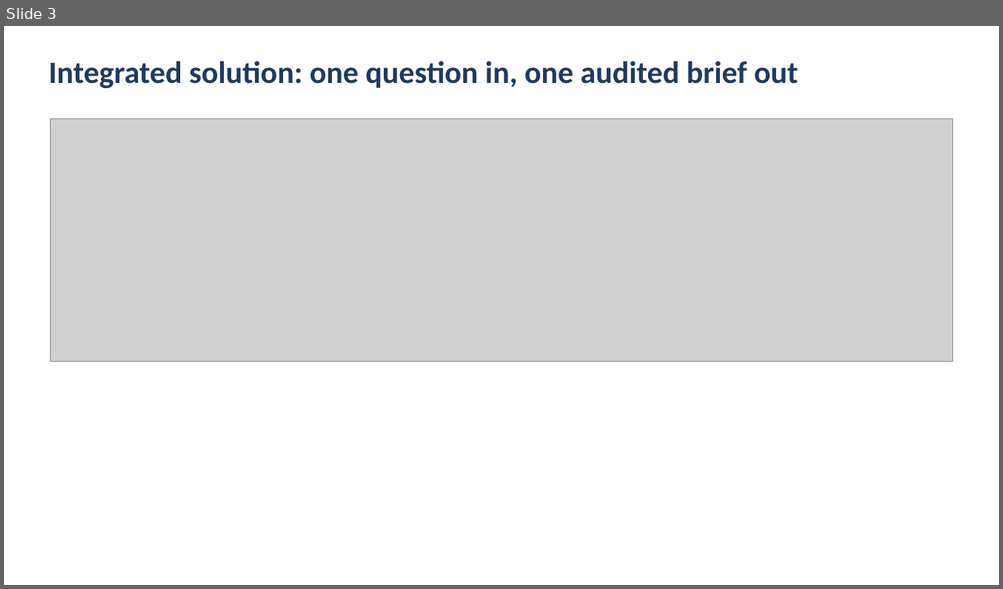
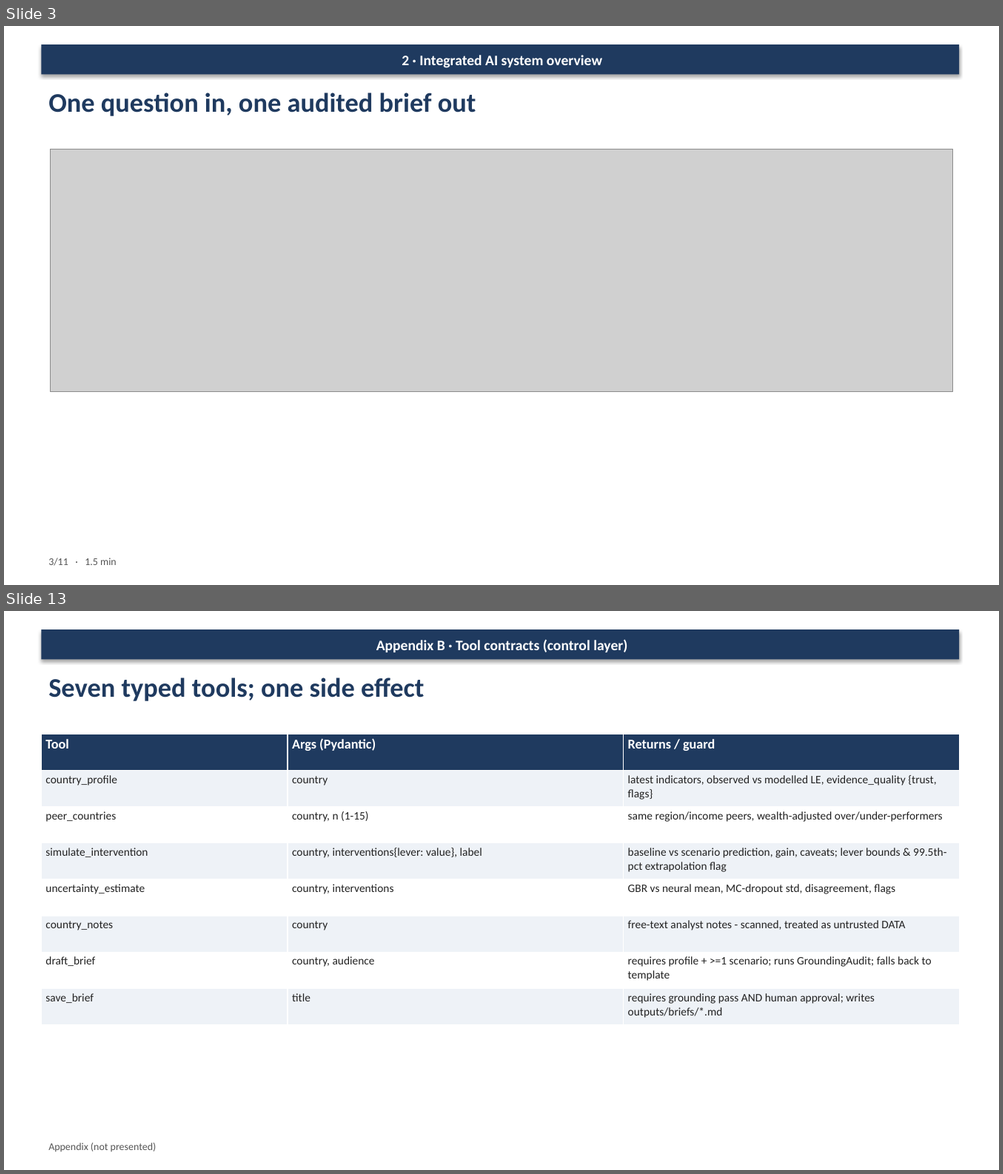
Before and after one commit to doellingcameron92/Industry-Integrated-AI-Synthesis, a slide deck: presentation/Mentor_Presentation.pptx. Shown one above the other, each under a label of ours: slide 3 before the commit, slides 3 and 13 after it; the slides between them are not shown. The pictures are 1003x589 and 1003x1174 pixels, drawn with LibreOffice and Linux fonts; fonts in the diff are those of the drawing; grey boxes stand for pictures. Boxes give left, top, right and bottom in pixels: in the first picture for what was removed or moved away, otherwise in the second. Text is boxed around its words. In the diff, an @@ line names an element or a change of style, - is before the commit and + after.

```diff
--- a/presentation/Mentor_Presentation.pptx
+++ b/presentation/Mentor_Presentation.pptx
@@ slide 13 added at bbox=[4, 611, 999, 1170], background #FFFFFF @@
@@ rectangle added at bbox=[41, 629, 959, 660], fill #1F3A5F, 14 pt, text #FFFFFF, bold @@
+Appendix B · Tool contracts (control layer)
@@ text added at bbox=[48, 678, 424, 701], 26 pt, text #1F3A5F, bold @@
+Seven typed tools; one side effect
@@ table added at bbox=[41, 734, 959, 1025], 8 rows, 3 columns @@
+Tool | Args (Pydantic) | Returns / guard
+country_profile | country | latest indicators, observed vs modelled LE, evidence_quality {trust, flags}
+peer_countries | country, n (1-15) | same region/income peers, wealth-adjusted over/under-performers
+simulate_intervention | country, interventions{lever: value}, label | baseline vs scenario prediction, gain, caveats; lever bounds & 99.5th-pct extrapolation flag
+uncertainty_estimate | country, interventions | GBR vs neural mean, MC-dropout std, disagreement, flags
+country_notes | country | free-text analyst notes - scanned, treated as untrusted DATA
+draft_brief | country, audience | requires profile + >=1 scenario; runs GroundingAudit; falls back to template
+save_brief | title | requires grounding pass AND human approval; writes outputs/briefs/*.md
@@ text added at bbox=[48, 1143, 156, 1152], 10 pt, text #555555 @@
+Appendix (not presented)
@@ slide 3 changed as well @@
@@ rectangle added at bbox=[41, 44, 959, 75], fill #1F3A5F, 14 pt, text #FFFFFF, bold @@
+2 · Integrated AI system overview
@@ text at bbox=[48, 93, 476, 116]: text changed; size 30 to 26 pt @@
-Integrated solution: one question in, one audited brief out
+One question in, one audited brief out
@@ picture: place and size @@
-picture at bbox=[51, 119, 953, 362]
+picture at bbox=[51, 149, 953, 392]
@@ text added at bbox=[48, 558, 116, 566], 10 pt, text #555555 @@
+3/11 · 1.5 min
```
Also in this commit, not shown: 3 other slides changed, 10 other slides added, 9 slides removed, 4 other files.
